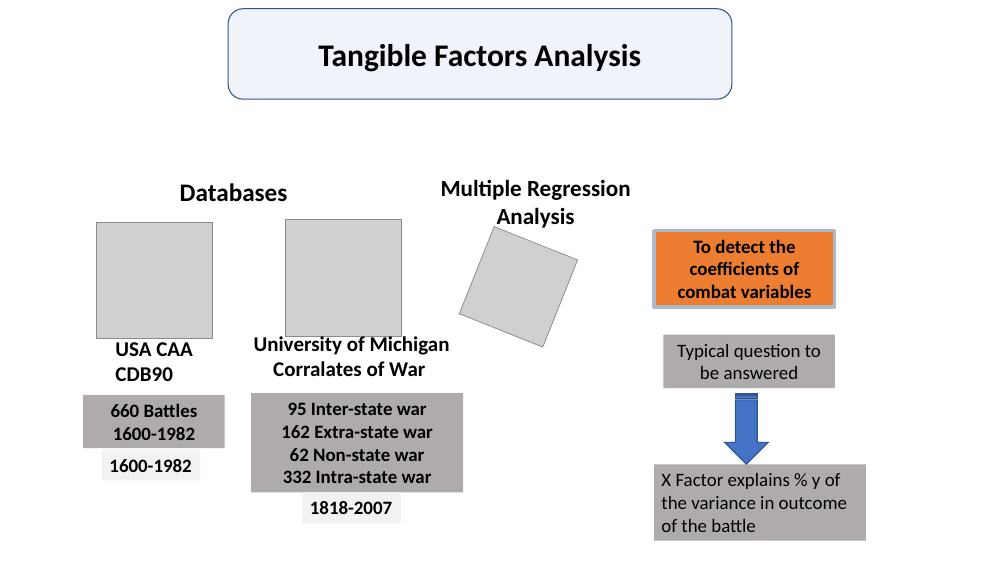
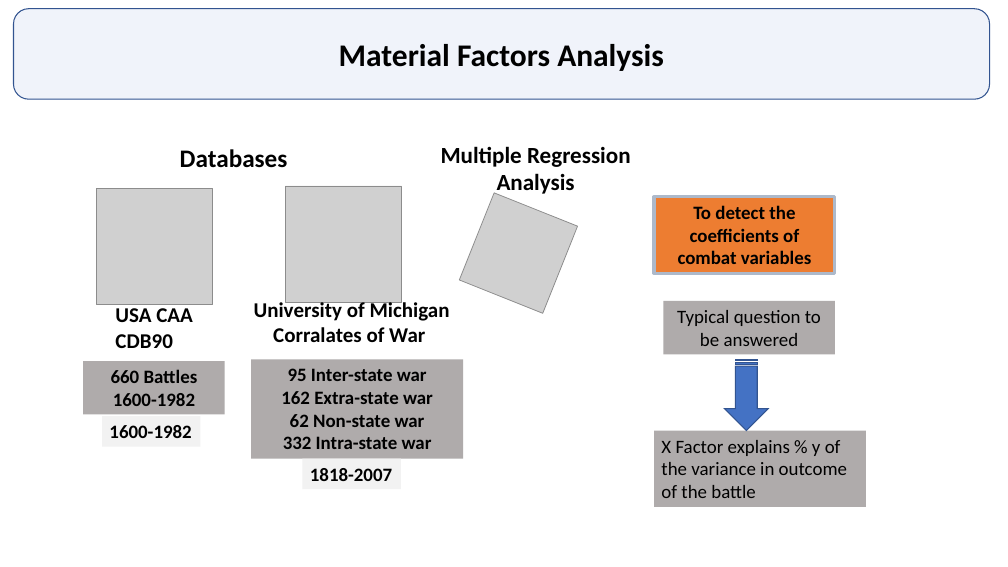
Before and after one commit to GurkanGitHub/PhD, a slide deck: slide 20 of PhD Discussion.pptx. Drawn at 1008x567 pixels with LibreOffice and Linux fonts; fonts in the diff are those of the drawing; grey boxes stand for pictures. Boxes give left, top, right and bottom in pixels: in the first picture for what was removed or moved away, otherwise in the second. Text is boxed around its words. In the diff, an @@ line names an element or a change of style, - is before the commit and + after.

```diff
--- a/PhD Discussion.pptx
+++ b/PhD Discussion.pptx
@@ rounded rectangle "Material Factors Analysis": place and size @@
-rounded rectangle "Material Factors Analysis" at [228, 9, 732, 100]
+rounded rectangle "Material Factors Analysis" at [14, 9, 990, 100]
@@ text in rounded rectangle at [339, 44, 664, 71]: text changed @@
-Tangible Factors Analysis
+Material Factors Analysis
@@ 7 rectangles, 4 texts, 3 pictures, 1 striped right arrow: place and size @@
-7 rectangles, 4 texts, 3 pictures, 1 striped right arrow at [83, 179, 866, 541]
+7 rectangles, 4 texts, 3 pictures, 1 striped right arrow at [83, 146, 866, 507]
```
Also in this commit, not shown: 3 other slides changed, 1 slide added, 1 other file.
